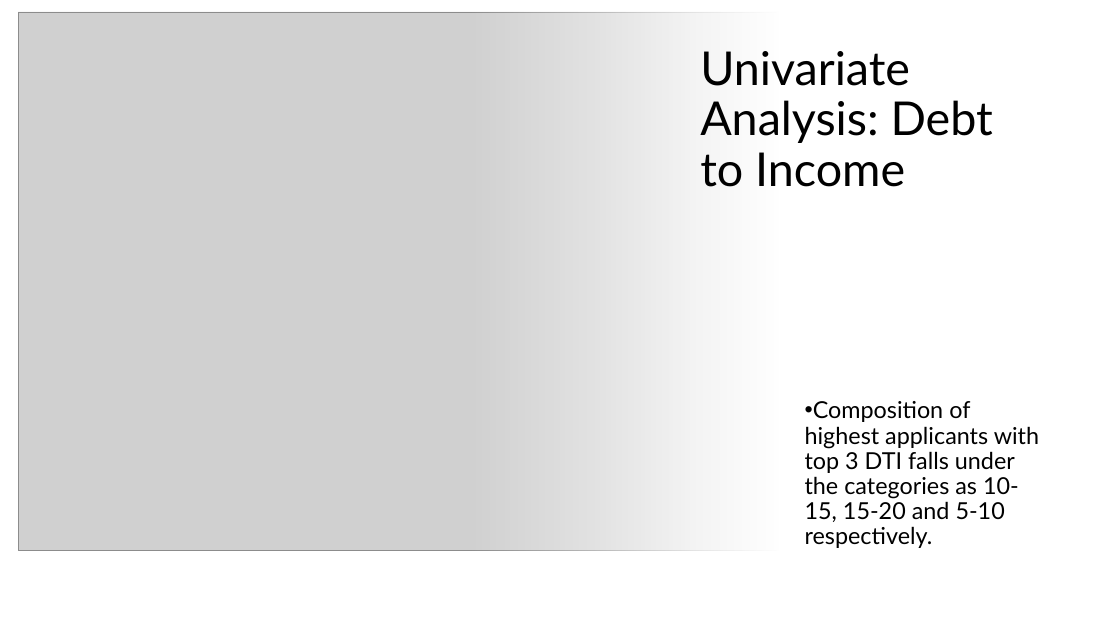
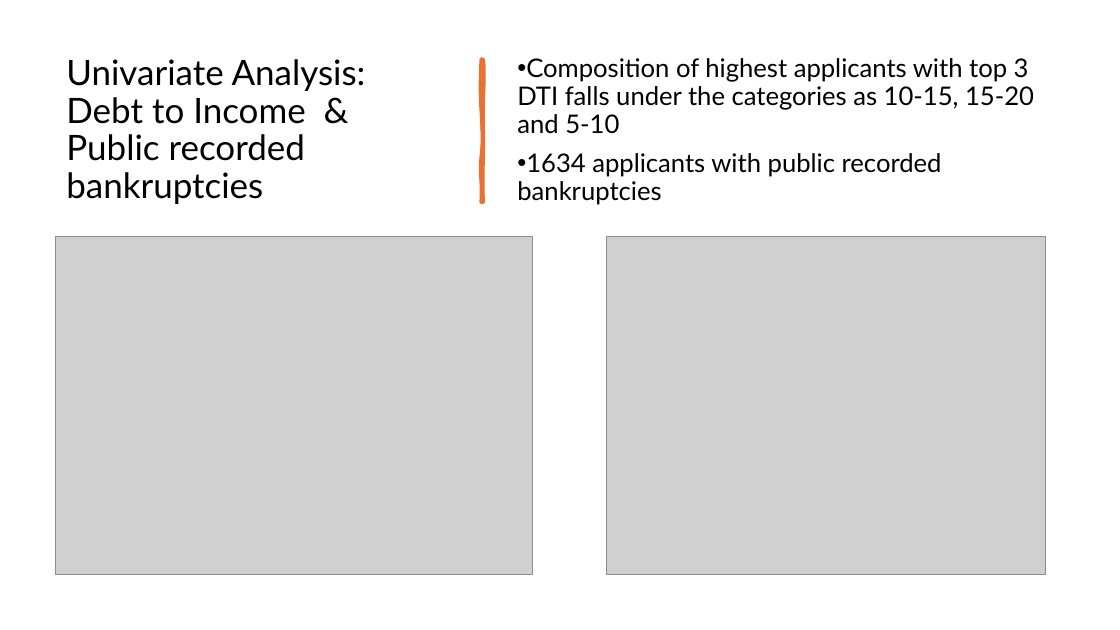
Before and after one commit to chetnapriyadarshini/Lending_Club_Case_Study_EDA, a slide deck: slide 5 of LendingClubCaseStudy_EDA.pptx (slide 6 before the commit). Drawn at 1120x630 pixels with LibreOffice and Linux fonts; fonts in the diff are those of the drawing; grey boxes stand for pictures. Boxes give left, top, right and bottom in pixels: in the first picture for what was removed or moved away, otherwise in the second. Text is boxed around its words. In the diff, an @@ line names an element or a change of style, - is before the commit and + after.

```diff
--- a/LendingClubCaseStudy_EDA.pptx
+++ b/LendingClubCaseStudy_EDA.pptx
@@ rectangle removed at (x1=471, y1=0, x2=1120, y2=630) @@
@@ title at (x1=66, y1=59, x2=366, y2=204): text changed; size 40 to 30 pt @@
-Univariate Analysis: Debt to Income
+Univariate Analysis: Debt to Income & Public recorded bankruptcies
@@ freeform shape added at (x1=481, y1=59, x2=483, y2=202), fill #E97132, outline #E97132 3.25 pt @@
@@ text "Composition of highest applicants with ..." at (x1=517, y1=58, x2=1034, y2=205): vertical alignment top to middle @@
@@ text at (x1=517, y1=58, x2=1034, y2=205): text changed; size 20 to 22 pt @@
-• Composition of highest applicants with top 3 DTI falls under the categories as 10-15, 15-20 and 5-10 respectively.
+• Composition of highest applicants with top 3 DTI falls under the categories as 10-15, 15-20 and 5-10
+• 1634 applicants with public recorded bankruptcies
@@ picture resized from (x1=18, y1=12, x2=779, y2=551) to (x1=55, y1=236, x2=532, y2=574) @@
@@ picture added at (x1=607, y1=236, x2=1046, y2=574) @@
```
Also in this commit, not shown: 6 other slides changed, 10 slides added, 3 slides removed.
